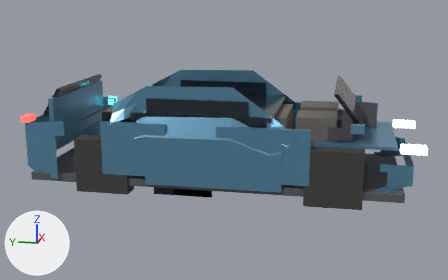
Before and after pictures for a commit that changed the Blender file blender/source/sport_sedan.blend.
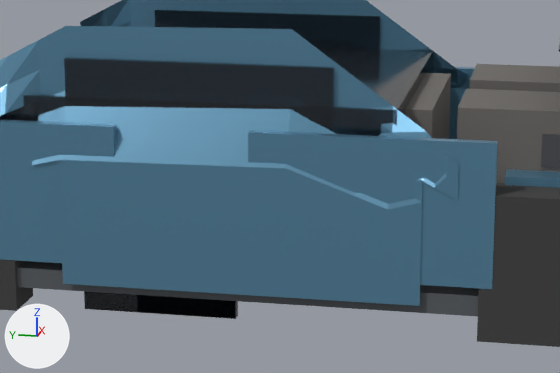
Old and new are each drawn whole from a 50 mm camera at (-8.21, -1.67, 2.6) aimed at (-0.01, -0.03, 0.55) and again close up on the part from 27% to 75% of the width and 27% to 78% of the height. Arrows for +X, +Y and +Z are at lower left; the lights stay in place. The last two pictures show the newer version.

Before the edit, the objects in view are built like this:
```python
ob_cab_mesh = bpy.data.objects.new('cab_mesh', me_cab_mesh)
ob_cab_mesh.parent = ob_body
ob_cab_mesh.location = (0.0, 0.3, 0.76)
ob_window_fl_mesh = bpy.data.objects.new('window_fl_mesh', me_window_fl_mesh)
ob_window_fl_mesh.parent = ob_window_fl
ob_window_fl_mesh.location = (0.92, -0.695, 0.785)
ob_window_fr_mesh = bpy.data.objects.new('window_fr_mesh', me_window_fr_mesh)
ob_window_fr_mesh.parent = ob_window_fr
ob_window_fr_mesh.location = (-0.92, -0.695, 0.785)
ob_window_rl_mesh = bpy.data.objects.new('window_rl_mesh', me_window_rl_mesh)
ob_window_rl_mesh.parent = ob_window_rl
ob_window_rl_mesh.location = (0.92, 0.955, 0.785)
ob_window_rr_mesh = bpy.data.objects.new('window_rr_mesh', me_window_rr_mesh)
ob_window_rr_mesh.parent = ob_window_rr
ob_window_rr_mesh.location = (-0.92, 0.955, 0.785)
# also in view: 'frunk_mesh' at (0.0, -1.8, 0.73); 'trim_mesh' at (0.0, 0.0, 0.17); 'door_rr_mesh' at (-0.93, 0.96, 0.61); 'tire_fr' at (-0.83, -1.56, 0.35); 'door_fr_mesh' at (-0.93, -0.69, 0.61)
```
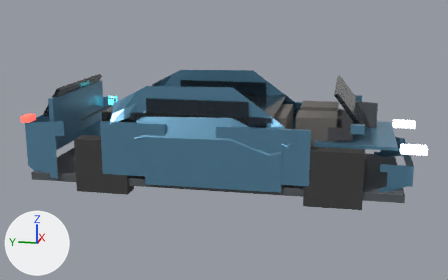
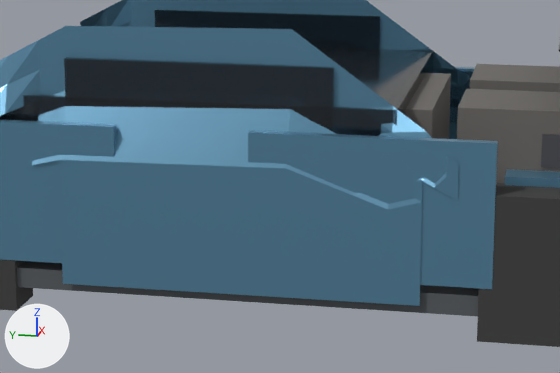
The edits, one by one:
In object 'window_fl_mesh' (ob_window_fl_mesh), matrix_parent_inverse goes from Matrix(((1.0, 0.0, 0.0, -1.86), (0.0, 1.0, 0.0, 2.54), (0.0, 0.0, 1.0, -1.86), (0.0, 0.0, 0.0, 1.0))) to Matrix(((1.0, 0.0, 0.0, -0.93), (0.0, 1.0, 0.0, 1.27), (0.0, 0.0, 1.0, -0.93), (0.0, 0.0, 0.0, 1.0))).
In object 'window_fr_mesh' (ob_window_fr_mesh), matrix_parent_inverse goes from Matrix(((1.0, 0.0, 0.0, 1.86), (0.0, 1.0, 0.0, 2.54), (0.0, 0.0, 1.0, -1.86), (0.0, 0.0, 0.0, 1.0))) to Matrix(((1.0, 0.0, 0.0, 0.93), (0.0, 1.0, 0.0, 1.27), (0.0, 0.0, 1.0, -0.93), (0.0, 0.0, 0.0, 1.0))).
In object 'window_rl_mesh' (ob_window_rl_mesh), matrix_parent_inverse goes from Matrix(((1.0, 0.0, 0.0, -1.86), (0.0, 1.0, 0.0, -1.06), (0.0, 0.0, 1.0, -1.86), (0.0, 0.0, 0.0, 1.0))) to Matrix(((1.0, 0.0, 0.0, -0.93), (0.0, 1.0, 0.0, -0.53), (0.0, 0.0, 1.0, -0.93), (0.0, 0.0, 0.0, 1.0))).
In object 'window_rr_mesh' (ob_window_rr_mesh), matrix_parent_inverse goes from Matrix(((1.0, 0.0, 0.0, 1.86), (0.0, 1.0, 0.0, -1.06), (0.0, 0.0, 1.0, -1.86), (0.0, 0.0, 0.0, 1.0))) to Matrix(((1.0, 0.0, 0.0, 0.93), (0.0, 1.0, 0.0, -0.53), (0.0, 0.0, 1.0, -0.93), (0.0, 0.0, 0.0, 1.0))).

Location of each change, [x1, y1, x2, y2] in pixels of the close-ups (560 x 373 px):
'window_fl_mesh', moved (mostly hidden afterwards): before [84, 291, 237, 319]; after [450, 71, 472, 123]
'window_rl_mesh', moved (not visible afterwards): before [137, 295, 236, 319]
